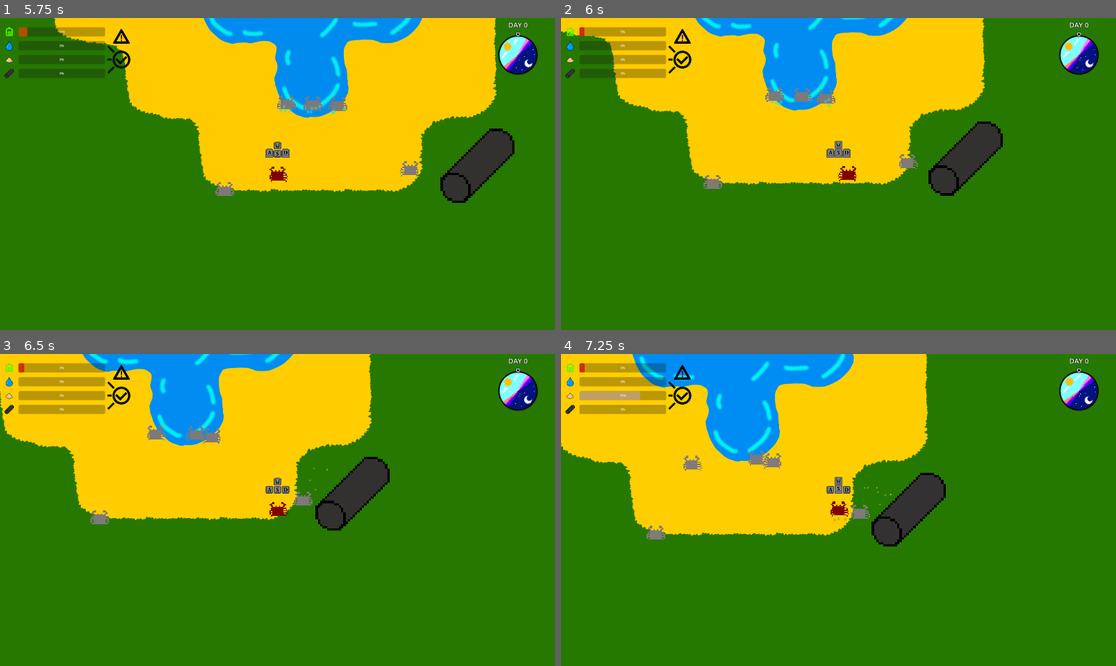
Above: before the commit, frames 1-4 (two rows, left to right).
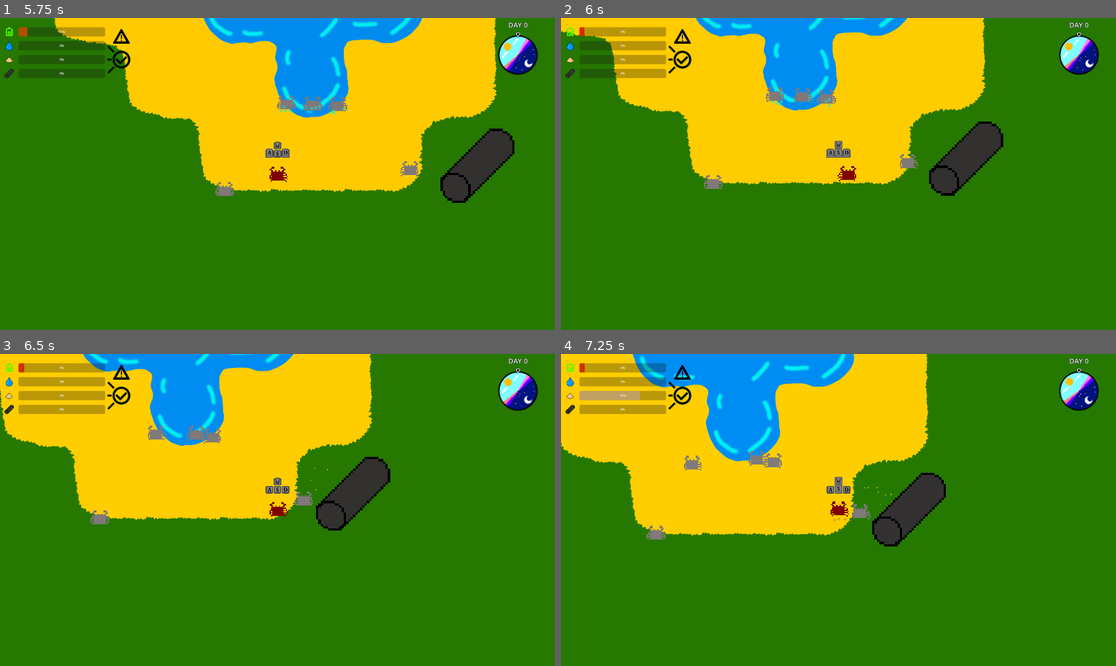
Above: after the commit, the same moments.

Repository: nporposoft/crabs-on-the-island
Game: Godot game, scene res://Game.tscn
Same seed, same stepped clock (60 frames per second), same inputs: the game is played once before the commit and once after it.
Inputs (mouse positions are in pixels of both pictures, inside the frame that each line leads up to):
- Up to frame 1 (5.75 s): move the mouse to (399, 158) at 0.52 s; hold D (move_right) 0.53-1.28 s; tap Shift (dash) at 0.6 s; move the mouse to (166, 189) at 1.27 s; hold S (move_down) 1.28-2.03 s; tap Space (harvest) at 1.35 s; move the mouse to (333, 105) at 2.02 s; hold D (move_right) 2.03-2.78 s; hold E (pickup) 2.03-2.78 s; move the mouse to (249, 236) at 2.77 s; hold W (move_up) 2.78-3.53 s; tap Q (reproduce) at 2.85 s; move the mouse to (444, 220) at 3.52 s; hold A (move_left) 3.53-5.03 s; tap Tab (swap) at 3.6 s; move the mouse to (111, 127) at 4.27 s; tap Mouse wheel up (zoom_in) at 4.35 s; move the mouse to (305, 174) at 5.02 s; hold S (move_down) from 5.03 s (still down); tap Mouse wheel down (zoom_out) at 5.1 s
- Up to frame 2 (6 s): move the mouse to (755, 96) at 5.77 s; release S (move_down) at 5.78 s; hold D (move_right) from 5.78 s (still down); tap Shift (dash) at 5.85 s
- Up to frame 3 (6.5 s): keep holding D (move_right)
- Up to frame 4 (7.25 s): move the mouse to (960, 494) at 6.52 s; release D (move_right) at 6.53 s; hold W (move_up) from 6.53 s (still down); hold Space (harvest) from 6.53 s (still down)

Frame 1 is identical in both runs. In frame 2, 0.6% of the frame differs, in the area x 0-80%, y 0-58%; in frame 3, 0.5%; in frame 4, 0.6%.
Error before the commit: Invalid call. Nonexistent function 'drop_held' in base 'RigidBody2D (Crab)'. (res://crabs/Player.gd:80)
Error after the commit: Invalid call. Nonexistent function 'drop_held' in base 'RigidBody2D (Crab)'. (res://crabs/Player.gd:83)

Commit message:
cache player movement and apply during physics process

Diff:
--- a/crabs/Player.gd
+++ b/crabs/Player.gd
@@ -10,6 +10,7 @@
 var familyCrabs: Array = []
 var crabIndex: int = 0
 var _crab: Crab
+var _inputMovement: Vector2
 
 
 func _ready():
@@ -58,10 +59,12 @@
 
 
 func _process_movement() -> void:
-	var moveInput: Vector2
-	moveInput.x = Input.get_action_strength("move_right") - Input.get_action_strength("move_left")
-	moveInput.y = Input.get_action_strength("move_down") - Input.get_action_strength("move_up")
-	_crab.move(moveInput)
+	_inputMovement.x = Input.get_action_strength("move_right") - Input.get_action_strength("move_left")
+	_inputMovement.y = Input.get_action_strength("move_down") - Input.get_action_strength("move_up")
+
+
+func _physics_process(delta: float) -> void:
+	_crab.move(_inputMovement)
 
 
 func _process_harvest(delta) -> void:
